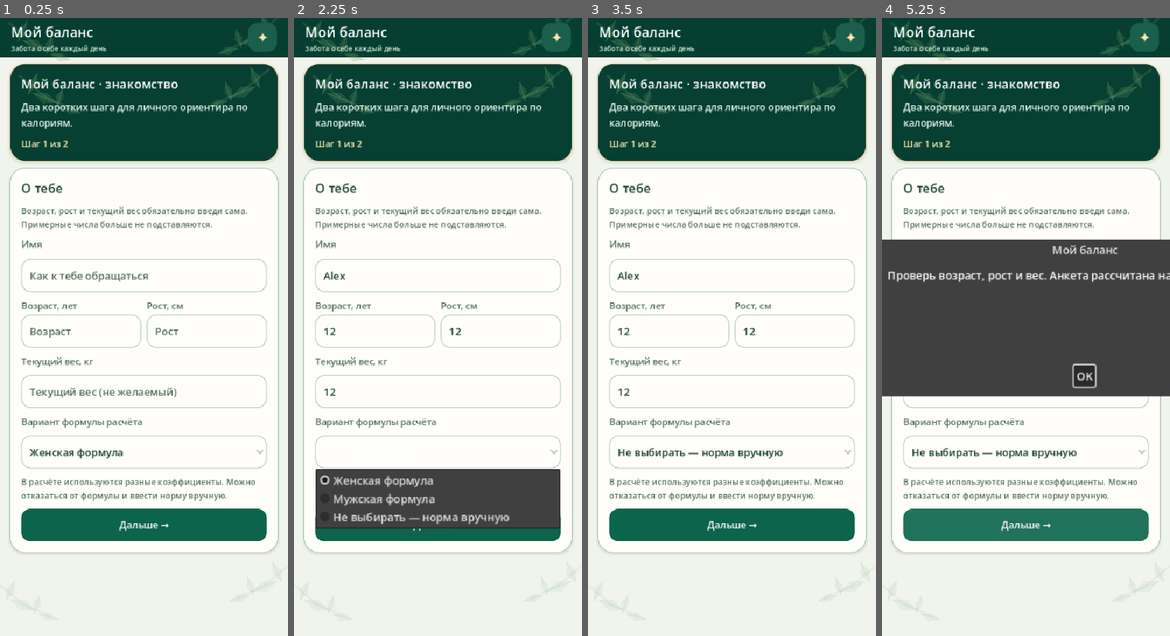
Above: before the commit, frames 1-4 (left to right).
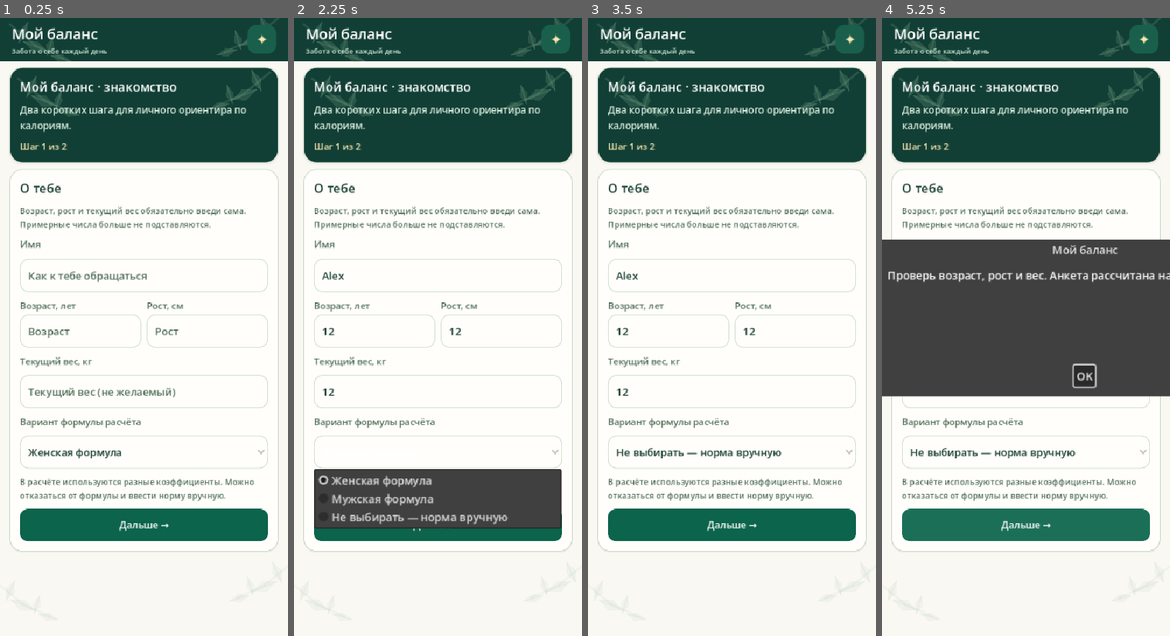
Above: after the commit, the same moments.

Repository: Domenklay/My_balance
Game: Godot game, scene res://main.tscn
The game is run twice, just before and just after one commit, with the same random seed, the same clock (stepped at 60 frames per second) and the same inputs.
Inputs (mouse positions are in pixels of both pictures, inside the frame that each line leads up to):
- Up to frame 1 (0.25 s): no input
- Up to frame 2 (2.25 s): click (438, 277) at 0.52 s; type "Alex" at 0.6 s; click (374, 333) at 0.75 s; type "12" at 0.83 s; click (501, 333) at 0.98 s; type "12" at 1.07 s; click (438, 388) at 1.27 s; type "12" at 1.35 s; click "Женская формула" at 2 s
- Up to frame 3 (3.5 s): click "Дальше →" at 2.75 s
- Up to frame 4 (5.25 s): click "Не выбирать — норма вручную" at 3.5 s; click "Не выбирать — норма вручную" at 4.25 s; click "Дальше →" at 5 s

The runs differ from the first frame. In frame 1, 10% of the frame differs, in the area x 0-100%, y 0-87%; in frame 2, 9.3%; in frame 3, 9.5%; in frame 4, 8.5%.

Commit message:
MyBalance 0.7.46 Botanical Wellness visual refresh across five themes

Diff:
--- a/godot/assets/nav/activity.svg
+++ b/godot/assets/nav/activity.svg
@@ -1 +1 @@
-<svg xmlns="http://www.w3.org/2000/svg" width="64" height="64" viewBox="0 0 64 64"><g fill="none" stroke="#ffffff" stroke-width="4" stroke-linecap="round" stroke-linejoin="round"><rect x="7" y="29" width="7" height="19" rx="3"/><rect x="14" y="24" width="9" height="29" rx="4"/><path d="M23 38.5h18"/><rect x="41" y="24" width="9" height="29" rx="4"/><rect x="50" y="29" width="7" height="19" rx="3"/><path d="M32 9v8M19 15l5 5M45 15l-5 5"/></g></svg>
+<svg xmlns="http://www.w3.org/2000/svg" width="64" height="64" viewBox="0 0 64 64"><g fill="none" stroke="#ffffff" stroke-width="4.5" stroke-linecap="round" stroke-linejoin="round"><rect x="8" y="26" width="7" height="24" rx="3"/><rect x="15" y="21" width="8" height="34" rx="3"/><path d="M23 38h18"/><rect x="41" y="21" width="8" height="34" rx="3"/><rect x="49" y="26" width="7" height="24" rx="3"/></g></svg>
--- a/godot/assets/nav/day.svg
+++ b/godot/assets/nav/day.svg
@@ -1 +1 @@
-<svg xmlns="http://www.w3.org/2000/svg" width="64" height="64" viewBox="0 0 64 64"><g fill="none" stroke="#ffffff" stroke-width="4" stroke-linecap="round" stroke-linejoin="round"><circle cx="32" cy="32" r="10.5"/><path d="M32 7v7M32 50v7M7 32h7M50 32h7M14.3 14.3l5.1 5.1M44.6 44.6l5.1 5.1M49.7 14.3l-5.1 5.1M19.4 44.6l-5.1 5.1"/></g></svg>
+<svg xmlns="http://www.w3.org/2000/svg" width="64" height="64" viewBox="0 0 64 64"><g fill="none" stroke="#ffffff" stroke-width="4.5" stroke-linecap="round" stroke-linejoin="round"><circle cx="32" cy="32" r="12"/><path d="M32 7v7M32 50v7M7 32h7M50 32h7M14.3 14.3l5 5M44.7 44.7l5 5M49.7 14.3l-5 5M19.3 44.7l-5 5"/></g></svg>
--- a/godot/assets/nav/profile.svg
+++ b/godot/assets/nav/profile.svg
@@ -1 +1 @@
-<svg xmlns="http://www.w3.org/2000/svg" width="64" height="64" viewBox="0 0 64 64"><g fill="none" stroke="#ffffff" stroke-width="4" stroke-linecap="round" stroke-linejoin="round"><circle cx="32" cy="20" r="10"/><path d="M15 52v-4q0-14 17-14t17 14v4z"/></g></svg>
+<svg xmlns="http://www.w3.org/2000/svg" width="64" height="64" viewBox="0 0 64 64"><g fill="none" stroke="#ffffff" stroke-width="4.5" stroke-linecap="round" stroke-linejoin="round"><circle cx="32" cy="21" r="10"/><path d="M13 53v-5c0-11 8-16 19-16s19 5 19 16v5z"/></g></svg>
--- a/godot/assets/nav/search.svg
+++ b/godot/assets/nav/search.svg
@@ -1 +1 @@
-<svg xmlns="http://www.w3.org/2000/svg" width="64" height="64" viewBox="0 0 64 64"><g fill="none" stroke="#ffffff" stroke-width="4.5" stroke-linecap="round" stroke-linejoin="round"><circle cx="28" cy="28" r="17"/><path d="m40.5 40.5 14 14"/></g></svg>
+<svg xmlns="http://www.w3.org/2000/svg" width="64" height="64" viewBox="0 0 64 64"><g fill="none" stroke="#ffffff" stroke-width="4.5" stroke-linecap="round" stroke-linejoin="round"><circle cx="28" cy="28" r="16"/><path d="M40 40l14 14"/></g></svg>
--- a/godot/assets/nav/stats.svg
+++ b/godot/assets/nav/stats.svg
@@ -1 +1 @@
-<svg xmlns="http://www.w3.org/2000/svg" width="64" height="64" viewBox="0 0 64 64"><g fill="none" stroke="#ffffff" stroke-width="4" stroke-linecap="round" stroke-linejoin="round"><path d="M8 53h48"/><rect x="12" y="37" width="10" height="16" rx="3"/><rect x="27" y="27" width="10" height="26" rx="3"/><rect x="42" y="16" width="10" height="37" rx="3"/></g></svg>
+<svg xmlns="http://www.w3.org/2000/svg" width="64" height="64" viewBox="0 0 64 64"><g fill="none" stroke="#ffffff" stroke-width="4.5" stroke-linecap="round" stroke-linejoin="round"><path d="M8 53h48"/><rect x="12" y="34" width="10" height="19" rx="3"/><rect x="27" y="23" width="10" height="30" rx="3"/><rect x="42" y="12" width="10" height="41" rx="3"/></g></svg>
--- a/godot/src/appearance.gd
+++ b/godot/src/appearance.gd
@@ -72,78 +72,78 @@
 # and distinctly colored nutrition tiles. Kept separate from contrast settings.
 const COLOR_VARIANTS = {
     "botanical": {
-        "background":"#F0F4ED", "surface":"#FFFEFA", "row":"#F4F5EA",
-        "header":"#063E31", "hero":"#073F33", "hero_muted":"#E3F4E9",
-        "overview":"#FFF9EC", "activity":"#104F3D", "tile":"#EAF3E9",
-        "tint":"#E7F5EA", "secondary":"#E5F1E6", "border":"#A7C4B0",
-        "chip":"#185740", "track":"#4E8874", "fill":"#E9F2A6",
-        "nav_active":"#0A5743", "activity_text":"#F0F8EA",
+        "background":"#FAF8F3", "surface":"#FFFEFA", "row":"#F2F6F0",
+        "header":"#123F35", "hero":"#123F35", "hero_muted":"#DAEDE0",
+        "overview":"#F7F4EC", "activity":"#E5F0E8", "tile":"#EDF4EC",
+        "tint":"#EDF5ED", "secondary":"#E4F0E7", "border":"#C7D9C8",
+        "chip":"#1D614A", "track":"#477D6B", "fill":"#E3F3BB",
+        "nav_active":"#125842", "activity_text":"#275B49",
         "protein_bg":"#D8F2DD", "fat_bg":"#FFE5B5",
         "carbs_bg":"#E1DFFB", "protein_text":"#175E39",
         "fat_text":"#805322", "carbs_text":"#493F88",
-        "accent":"#E29B42", "pattern":"botanical",
-        "pattern_color":"#6B9E64", "nav_bg":"#F9F6EC"
+        "accent":"#D59A52", "pattern":"botanical",
+        "pattern_color":"#7EAA8D", "nav_bg":"#FAF8F3"
     },
     "forest": {
-        "background":"#edf1ee", "surface":"#ffffff", "row":"#f2f3f7",
-        "header":"#173b35", "hero":"#263e62", "hero_muted":"#e0eaff",
-        "overview":"#fffaf0", "activity":"#e9effc", "tile":"#f2f5fc",
-        "tint":"#eef7f1", "secondary":"#e2eaf4", "border":"#bac6cc",
-        "chip":"#304770", "track":"#516589", "fill":"#ffd38a",
-        "nav_active":"#42628a", "activity_text":"#344a87",
+        "background":"#F5F8F4", "surface":"#FFFFFF", "row":"#EEF5EF",
+        "header":"#153F33", "hero":"#19513F", "hero_muted":"#D8EBDD",
+        "overview":"#F5F7EF", "activity":"#E5F1E9", "tile":"#EDF5EE",
+        "tint":"#E9F4EC", "secondary":"#E2F0E5", "border":"#CADACC",
+        "chip":"#246049", "track":"#4D8067", "fill":"#D8EFAE",
+        "nav_active":"#185840", "activity_text":"#2B644B",
         "protein_bg":"#d9f0e5", "fat_bg":"#ffead0",
         "carbs_bg":"#e5e1fc", "protein_text":"#225944",
         "fat_text":"#77501e", "carbs_text":"#484180",
-        "accent":"#d48959", "pattern_color":"#88ad9f"
+        "accent":"#C99354", "pattern_color":"#91B49B"
     },
     "mint": {
-        "background":"#eef4f6", "surface":"#ffffff", "row":"#f0f2fa",
-        "header":"#174b50", "hero":"#374e78", "hero_muted":"#e3edff",
-        "overview":"#fff8e9", "activity":"#ede9fa", "tile":"#f1eefa",
-        "tint":"#e5f6f0", "secondary":"#e1e8fb", "border":"#b8cbd2",
-        "chip":"#435985", "track":"#677a9b", "fill":"#ffd392",
-        "nav_active":"#65599b", "activity_text":"#564a8b",
+        "background":"#F2FAF7", "surface":"#FFFFFF", "row":"#EAF5F1",
+        "header":"#15574E", "hero":"#20665B", "hero_muted":"#E0F4E8",
+        "overview":"#F4F9F3", "activity":"#E3F3EE", "tile":"#EBF8F3",
+        "tint":"#E7F7F0", "secondary":"#DDF1E9", "border":"#BED9D0",
+        "chip":"#277263", "track":"#4F9682", "fill":"#C9EFCB",
+        "nav_active":"#246C5D", "activity_text":"#226254",
         "protein_bg":"#d9f3e8", "fat_bg":"#ffe5c9",
         "carbs_bg":"#e0e5ff", "protein_text":"#20604f",
         "fat_text":"#80511d", "carbs_text":"#414a8b",
-        "accent":"#cf7c64", "pattern_color":"#80a9b7"
+        "accent":"#D7A16F", "pattern_color":"#7FB29F"
     },
     "sand": {
-        "background":"#f3ece6", "surface":"#fffdf9", "row":"#f7f0f6",
-        "header":"#514054", "hero":"#694762", "hero_muted":"#fff0e9",
-        "overview":"#fffaed", "activity":"#f0e9fa", "tile":"#f9eff5",
-        "tint":"#f8e7d9", "secondary":"#efe0f2", "border":"#cdbabe",
-        "chip":"#785468", "track":"#a6788e", "fill":"#ffdc93",
-        "nav_active":"#885171", "activity_text":"#784d83",
+        "background":"#FAF4EA", "surface":"#FFFCF6", "row":"#F6EEDF",
+        "header":"#514A32", "hero":"#61553A", "hero_muted":"#F8ECDC",
+        "overview":"#FFF8E9", "activity":"#F1E9DA", "tile":"#F8F0E3",
+        "tint":"#F7EEDD", "secondary":"#F1E6D1", "border":"#DBCCB3",
+        "chip":"#766546", "track":"#998363", "fill":"#F5DE9E",
+        "nav_active":"#6C5C3B", "activity_text":"#66583D",
         "protein_bg":"#e2f2df", "fat_bg":"#ffe7c7",
         "carbs_bg":"#e8def5", "protein_text":"#3e6034",
         "fat_text":"#87501d", "carbs_text":"#624481",
-        "accent":"#b9765e", "pattern_color":"#b69ea5"
+        "accent":"#B98557", "pattern_color":"#B8AA8A"
     },
     "dark": {
-        "background":"#11151f", "surface":"#222838", "row":"#293147",
-        "header":"#131a25", "hero":"#302b55", "hero_muted":"#e2dffc",
-        "overview":"#222d3d", "activity":"#2a283d", "tile":"#333349",
-        "tint":"#203a3d", "secondary":"#323951", "border":"#5c6880",
-        "chip":"#3d375f", "track":"#5b568a", "fill":"#ffc77a",
-        "nav_active":"#665eaa", "activity_text":"#d7b9ff",
+        "background":"#101B17", "surface":"#1B3027", "row":"#294237",
+        "header":"#0E221B", "hero":"#204333", "hero_muted":"#E0EEDF",
+        "overview":"#253B30", "activity":"#294A39", "tile":"#2B483A",
+        "tint":"#233D31", "secondary":"#315040", "border":"#587865",
+        "chip":"#315744", "track":"#4F8068", "fill":"#D4EDAD",
+        "nav_active":"#387E60", "activity_text":"#E6F3E7",
         "protein_bg":"#234c4c", "fat_bg":"#5d413c",
         "carbs_bg":"#403e69", "protein_text":"#b1f4df",
         "fat_text":"#ffdcac", "carbs_text":"#d3ccff",
-        "accent":"#f5a987", "pattern_color":"#797aaf",
-        "muted":"#c8d1e2", "head_muted":"#d5ddef",
-        "ink":"#f5f7ff", "input":"#293347",
-        "green":"#367c76", "text_accent":"#b8d8ff"
+        "accent":"#E9B77D", "pattern_color":"#759989",
+        "muted":"#C6DCCB", "head_muted":"#DCEBDF",
+        "ink":"#EFF7F0", "input":"#264134",
+        "green":"#397D60", "text_accent":"#C1EACB"
     }
 }
 
 const COLOR_HIGH_ADJUSTMENTS = {
-    "botanical": {"border":"#769C81", "background":"#E9F0E5",
-        "tint":"#D6EEDF", "activity":"#0A4435", "nav_active":"#064834"},
-    "forest": {"border":"#8e9eae", "background":"#e4ebeb", "activity":"#dce5f9", "nav_active":"#304f7d"},
-    "mint": {"border":"#889baa", "background":"#e3eeee", "activity":"#e5def5", "nav_active":"#51478e"},
-    "sand": {"border":"#ab969f", "background":"#eee2dc", "activity":"#e9def5", "nav_active":"#72405e"},
-    "dark": {"border":"#94a6c4", "background":"#0c111a", "overview":"#26354a", "activity":"#342e4c", "nav_active":"#7d6cce"}
+    "botanical": {"border":"#729E84", "background":"#F0F4ED",
+        "tint":"#DDEFE2", "activity":"#D6EBDD", "nav_active":"#075039"},
+    "forest": {"border":"#88A994", "background":"#ECF3EC", "activity":"#D7EBDD", "nav_active":"#104A36"},
+    "mint": {"border":"#84AEA0", "background":"#E8F4EF", "activity":"#D4EFE2", "nav_active":"#185747"},
+    "sand": {"border":"#BDA98B", "background":"#F4EBDC", "activity":"#E9DCC7", "nav_active":"#5A4C31"},
+    "dark": {"border":"#83A393", "background":"#0C1712", "overview":"#2A4535", "activity":"#315442", "nav_active":"#43896D"}
 }
 
 static func palette(id: String, high_contrast: bool = false) -> Dictionary:
--- a/godot/src/main.gd
+++ b/godot/src/main.gd
@@ -35,7 +35,7 @@
     "profile": preload("res://assets/nav/profile.svg")
 }
 # Keep the UI version tied to the Android export by regression test.
-const APP_VERSION = "0.7.45"
+const APP_VERSION = "0.7.46"
 
 var GREEN: Color = Color("#195b4a")
 var DEEP: Color = Color("#123f36")
@@ -347,10 +347,10 @@
     header_panel.name = "AppHeader"
     var head_style = StyleBoxFlat.new()
     head_style.bg_color = HEADER_BG
-    head_style.content_margin_left = 16
-    head_style.content_margin_right = 16
-    head_style.content_margin_top = 6
-    head_style.content_margin_bottom = 6
+    head_style.content_margin_left = 17
+    head_style.content_margin_right = 17
+    head_style.content_margin_top = 8
+    head_style.content_margin_bottom = 8
     header_panel.add_theme_stylebox_override("panel", head_style)
     shell.add_child(header_panel)
     header_pattern = PatternScript.new()
@@ -364,7 +364,7 @@
     brand.size_flags_horizontal = Control.SIZE_EXPAND_FILL
     brand.add_theme_constant_override("separation", 3)
     heading.add_child(brand)
-    header_title = _label(brand, "Мой баланс", 20, WHITE)
+    header_title = _label(brand, "Мой баланс", 21, WHITE)
     header_subtitle = _label(brand, "Забота о себе каждый день", 10, HEADER_MUTED)
     emblem_panel = PanelContainer.new()
     emblem_panel.custom_minimum_size = Vector2(42, 42)
@@ -599,19 +599,19 @@
     st.bg_color = INPUT_BG
     st.border_color = BORDER
     st.set_border_width_all(2 if HIGH_CONTRAST else 1)
-    st.set_corner_radius_all(13)
+    st.set_corner_radius_all(12)
     st.content_margin_left = 12
     st.content_margin_right = 12
-    st.content_margin_top = 11
-    st.content_margin_bottom = 11
+    st.content_margin_top = 10
+    st.content_margin_bottom = 10
     return st
 
 func _input_focus_style() -> StyleBoxFlat:
     var st = StyleBoxFlat.new()
     st.bg_color = Color(0, 0, 0, 0)
-    st.border_color = GREEN
+    st.border_color = TEXT_ACCENT if DARK_MODE else GREEN
     st.set_border_width_all(3 if HIGH_CONTRAST else 2)
-    st.set_corner_radius_all(11)
+    st.set_corner_radius_all(12)
     return st
 
 func _style_field(control: Control) -> void:
@@ -633,17 +633,21 @@
     b.custom_minimum_size = Vector2(46 if compact else 0, 47)
     b.size_flags_horizontal = Control.SIZE_SHRINK_CENTER if compact else Control.SIZE_EXPAND_FILL
     b.add_theme_font_size_override("font_size", 14)
+    # Primary and secondary actions are visually distinct in all themes.
     for mode in ["normal", "hover", "pressed"]:
         var st = StyleBoxFlat.new()
-        st.bg_color = (SECONDARY if secondary else GREEN)
+        st.bg_color = SECONDARY if secondary else GREEN
         if mode == "hover":
-            st.bg_color = SECONDARY.lightened(0.06) if secondary else GREEN.lightened(0.09)
+            st.bg_color = SECONDARY.lightened(0.045) if secondary else GREEN.lightened(0.07)
         elif mode == "pressed":
-            st.bg_color = SECONDARY.darkened(0.05) if secondary else GREEN.darkened(0.07)
-        if HIGH_CONTRAST:
-            st.border_color = BORDER if secondary else GREEN.darkened(0.16)
+            st.bg_color = SECONDARY.darkened(0.045) if secondary else GREEN.darkened(0.07)
+        if secondary:
+            st.border_color = BORDER if HIGH_CONTRAST else BORDER.lightened(0.12)
             st.set_border_width_all(1)
-        st.set_corner_radius_all(13)
+        elif HIGH_CONTRAST:
+            st.border_color = GREEN.darkened(0.18)
+            st.set_border_width_all(1)
+        st.set_corner_radius_all(12)
         st.content_margin_left = 10
         st.content_margin_right = 10
         st.content_margin_top = 7
@@ -677,19 +681,19 @@
             style.bg_color = ACTIVITY_BG
         _:
             style.bg_color = CARD_BG
-    style.set_corner_radius_all(22)
+    style.set_corner_radius_all(18)
     style.border_color = BORDER if variant == "plain" or HIGH_CONTRAST else style.bg_color
     if current_theme == "botanical":
-        style.border_color = Color("#D9BF8C") if variant == "hero" else BORDER
+        style.border_color = Color("#BDD4C2") if variant == "hero" else BORDER
     style.set_border_width_all(2 if HIGH_CONTRAST else 1)
-    # Pastel cards rely on their colored stripe, not a heavy border/shadow.
-    style.shadow_color = Color(0.0, 0.0, 0.0, 0.11 if DARK_MODE else 0.065)
-    style.shadow_size = 4 if variant == "hero" else (3 if current_theme == "botanical" else 2)
-    style.shadow_offset = Vector2(0, 2)
-    style.content_margin_left = 17
-    style.content_margin_right = 17
-    style.content_margin_top = 17
-    style.content_margin_bottom = 17
+    # Quiet elevation: the calorie card has visual priority.
+    style.shadow_color = Color(0.0, 0.0, 0.0, 0.12 if DARK_MODE else 0.048)
+    style.shadow_size = 3 if variant == "hero" else 1
+    style.shadow_offset = Vector2(0, 1)
+    style.content_margin_left = 15
+    style.content_margin_right = 15
+    style.content_margin_top = 15
+    style.content_margin_bottom = 15
     panel.add_theme_stylebox_override("panel", style)
     body.add_child(panel)
     # Do not place foliage behind calorie totals or macro labels on the day tab.
@@ -710,7 +714,7 @@
     content.add_theme_constant_override("separation", 11)
     panel.add_child(content)
     if not title.is_empty():
-        _label(content, title, 18, WHITE if variant == "hero" or (variant == "activity" and current_theme == "botanical") else INK)
+        _label(content, title, 18, WHITE if variant == "hero" else INK)
     return content
 
 # Per-day compact cards retain the same colors and contrast but reduce
@@ -725,7 +729,7 @@
             style.content_margin_right = margin
             style.content_margin_top = margin
             style.content_margin_bottom = margin
-            style.shadow_size = 2 if current_theme == "botanical" else 1
+            style.shadow_size = 1
             style.shadow_offset = Vector2(0, 1)
     content.add_theme_constant_override("separation", spacing)
 
@@ -737,11 +741,11 @@
     panel.mouse_filter = Control.MOUSE_FILTER_IGNORE
     var style = StyleBoxFlat.new()
     style.bg_color = background
-    style.set_corner_radius_all(9)
+    style.set_corner_radius_all(10)
     style.content_margin_left = 5
     style.content_margin_right = 5
-    style.content_margin_top = 5
-    style.content_margin_bottom = 5
+    style.content_margin_top = 6
+    style.content_margin_bottom = 6
     panel.add_theme_stylebox_override("panel", style)
     parent.add_child(panel)
     var label = _label(panel, name + " " + str(roundi(value)) + " г", 11, foreground)
@@ -784,10 +788,9 @@
     panel.size_flags_horizontal = Control.SIZE_EXPAND_FILL
     var st = StyleBoxFlat.new()
     st.bg_color = ROW_BG
-    if HIGH_CONTRAST:
-        st.border_color = BORDER
-        st.set_border_width_all(1)
-    st.set_corner_radius_all(13)
+    st.border_color = BORDER if HIGH_CONTRAST else BORDER.lightened(0.20)
+    st.set_border_width_all(1)
+    st.set_corner_radius_all(12)
     st.content_margin_left = 10
     st.content_margin_right = 8
     st.content_margin_top = 8
@@ -860,8 +863,8 @@
     st.border_width_top = 1
     st.content_margin_left = 5
     st.content_margin_right = 5
-    st.content_margin_top = 6
-    st.content_margin_bottom = 6
+    st.content_margin_top = 7
+    st.content_margin_bottom = 7
     bar.add_theme_stylebox_override("panel", st)
     shell.add_child(bar)
     var row = HBoxContainer.new()
@@ -928,7 +931,10 @@
         if HIGH_CONTRAST and active:
             style.border_color = SOFT_GOLD
             style.set_border_width_all(2)
-        style.set_corner_radius_all(14)
+        style.set_corner_radius_all(12)
+        if active:
+            style.border_color = SOFT_GOLD if HIGH_CONTRAST else NAV_ACTIVE.lightened(0.14)
+            style.set_border_width_all(1)
         for state in ["normal", "hover", "pressed"]:
             button.add_theme_stylebox_override(state, style)
         var color = WHITE if active else (MUTED.lightened(0.12) if DARK_MODE else MUTED.darkened(0.12))
@@ -2545,13 +2551,16 @@
     var target: float = float(store.data["settings"]["kcal"])
     var hero = _card("", "hero")
     _compact_card(hero, 11, 6)
+    hero.name = "DailyEnergyCard"
     var hero_content = _row(hero)
     var numbers = VBoxContainer.new()
     numbers.size_flags_horizontal = Control.SIZE_EXPAND_FILL
     numbers.add_theme_constant_override("separation", 2)
     hero_content.add_child(numbers)
-    _label(numbers, "Энергия дня", 16, WHITE)
-    _label(numbers, str(roundi(total)) + " из " + str(roundi(target)) + " ккал", 21, WHITE)
+    _label(numbers, "Энергия дня", 14, HERO_MUTED)
+    var calorie_value = _label(numbers, str(roundi(total)) + " из " +
+        str(roundi(target)) + " ккал", 23, WHITE)
+    calorie_value.name = "DailyEnergyValue"
     var remaining: float = target - total
     _label(numbers,
         "Осталось " + str(roundi(remaining)) + " ккал" if remaining >= 0.0 else
@@ -2559,7 +2568,7 @@
         12, HERO_MUTED if remaining >= 0.0 else SOFT_GOLD)
     var ring = RingScript.new()
     ring.name = "DailyCalorieRing"
-    ring.custom_minimum_size = Vector2(58, 58)
+    ring.custom_minimum_size = Vector2(60, 60)
     ring.size_flags_vertical = Control.SIZE_SHRINK_CENTER
     ring.size_flags_horizontal = Control.SIZE_SHRINK_END
     ring.set_palette(HERO_TRACK, HERO_FILL, WHITE)
--- a/godot/tests/launcher_icon_test.gd
+++ b/godot/tests/launcher_icon_test.gd
@@ -43,7 +43,7 @@
     if cfg.get_value("preset.0.options", "package/unique_name", "") != "com.domenklay.mybalance.godot":
         _fail("Android package identifier changed unexpectedly")
         return
-    if int(cfg.get_value("preset.0.options", "version/code", 0)) != 63:
+    if int(cfg.get_value("preset.0.options", "version/code", 0)) != 64:
         _fail("Android versionCode not updated")
         return
     print("PASS LAUNCHER ICON: chosen illustration loaded and Android icon paths updated")
--- /dev/null
+++ b/godot/tests/visual_system_0746_test.gd
@@ -0,0 +1,89 @@
+extends SceneTree
+
+const Appearance = preload("res://src/appearance.gd")
+
+func _initialize() -> void:
+    call_deferred("_run")
+
+func _fail(reason: String) -> void:
+    push_error("FAILED VISUAL SYSTEM 0.7.46: " + reason)
+    quit(1)
+
+func _run() -> void:
+    var app = load("res://main.tscn").instantiate()
+    root.add_child(app)
+    await process_frame
+    app.store.data = app.store.default_data()
+    app.store.data["settings"]["onboarding_complete"] = true
+    app.tab = "day"
+    for id in Appearance.ORDER:
+        app.store.data["settings"]["theme"] = id
+        app._refresh_appearance()
+        app._render()
+        await process_frame
+        var colors: Dictionary = Appearance.palette(id)
+        if app.BACKGROUND != Color(str(colors["background"])) or \
+                app.NAV_ACTIVE != Color(str(colors["nav_active"])):
+            _fail("selected theme lost its color tokens: " + id)
+            return
+        if app.tab_buttons.size() != 5 or app.nav_icons.size() != 5:
+            _fail("navigation controls missing: " + id)
+            return
+        var hero = app.body.get_child(1) as PanelContainer
+        var motion = app.body.get_node_or_null("DailyActivity") as PanelContainer
+        if hero == null or motion == null:
+            _fail("daily summary cards disappeared: " + id)
+            return
+        var hero_style: StyleBoxFlat = hero.get_theme_stylebox("panel") as StyleBoxFlat
+        var motion_style: StyleBoxFlat = motion.get_theme_stylebox("panel") as StyleBoxFlat
+        if hero_style.bg_color == motion_style.bg_color or \
+                hero_style.shadow_size > 3 or motion_style.shadow_size > 2:
+            _fail("main kcal card is not visually distinguished: " + id)
+            return
+        if id != "dark" and motion_style.bg_color.get_luminance() < 0.5:
+            _fail("movement card competes with dark calorie hero: " + id)
+            return
+        var energy = app.find_child("DailyEnergyValue", true, false) as Label
+        if energy == null or energy.get_theme_font_size("font_size") < 22:
+            _fail("important energy number is not prominent: " + id)
+            return
+        for meal in range(4):
+            if app.find_child("MealQuickAdd_" + str(meal), true, false) == null or \
+                    app.find_child("MealExpand_" + str(meal), true, false) == null:
+                _fail("visual refresh removed a meal action: " + id)
+                return
+        var secondary = app._button(app.body, "Вторичная", Callable(), true)
+        var primary = app._button(app.body, "Основная", Callable(), false)
+        var secondary_style: StyleBoxFlat = secondary.get_theme_stylebox("normal") as StyleBoxFlat
+        var primary_style: StyleBoxFlat = primary.get_theme_stylebox("normal") as StyleBoxFlat
+        if secondary_style.border_width_left < 1 or \
+                primary_style.bg_color == secondary_style.bg_color:
+            _fail("primary and secondary buttons look identical: " + id)
+            return
+        secondary.queue_free()
+        primary.queue_free()
+    app.store.data["settings"]["theme"] = "botanical"
+    app.store.data["settings"]["high_contrast"] = true
+    app._refresh_appearance()
+    app._render()
+    await process_frame
+    var hc = (app.body.get_child(1) as PanelContainer).get_theme_stylebox("panel") as StyleBoxFlat
+    if hc.border_width_left < 2:
+        _fail("high contrast mode lost stronger borders")
+        return
+    app.tab = "progress"
+    app.progress_section = "body"
+    app._render()
+    await process_frame
+    if app.find_child("BodyMeasurementsGrid", true, false) == null:
+        _fail("body measurements disappeared from progress")
+        return
+    app.tab = "search"
+    app._render()
+    await process_frame
+    if app.find_child("FoodNameSearch", true, false) == null:
+        _fail("product search disappeared")
+        return
+    print("PASS VISUAL SYSTEM 0.7.46: all five themes, calm surfaces, primary/secondary buttons, compact meals, body and search")
+    app.queue_free()
+    quit(0)
Not shown, changed: godot/export_presets.cfg
